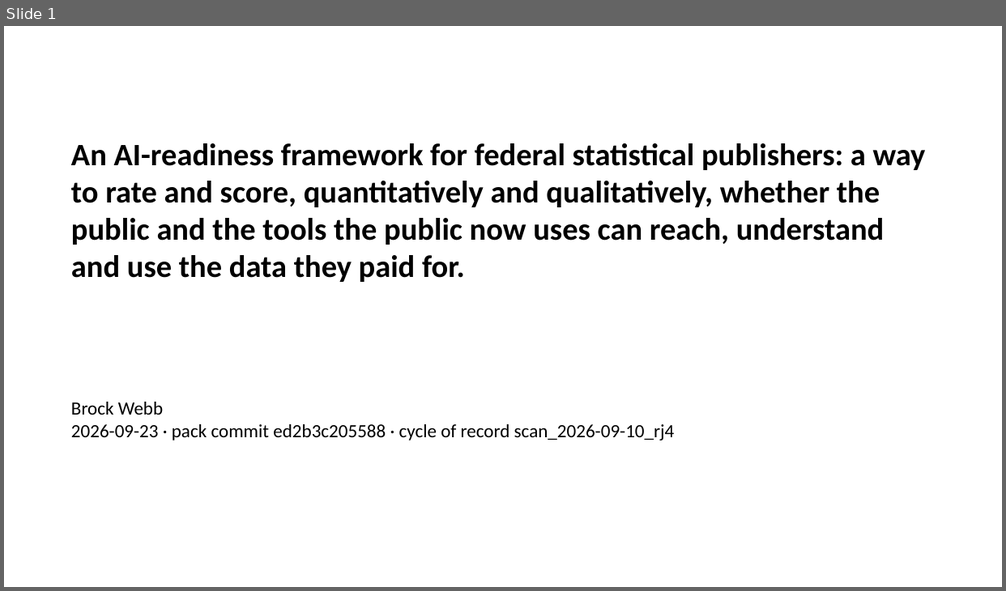
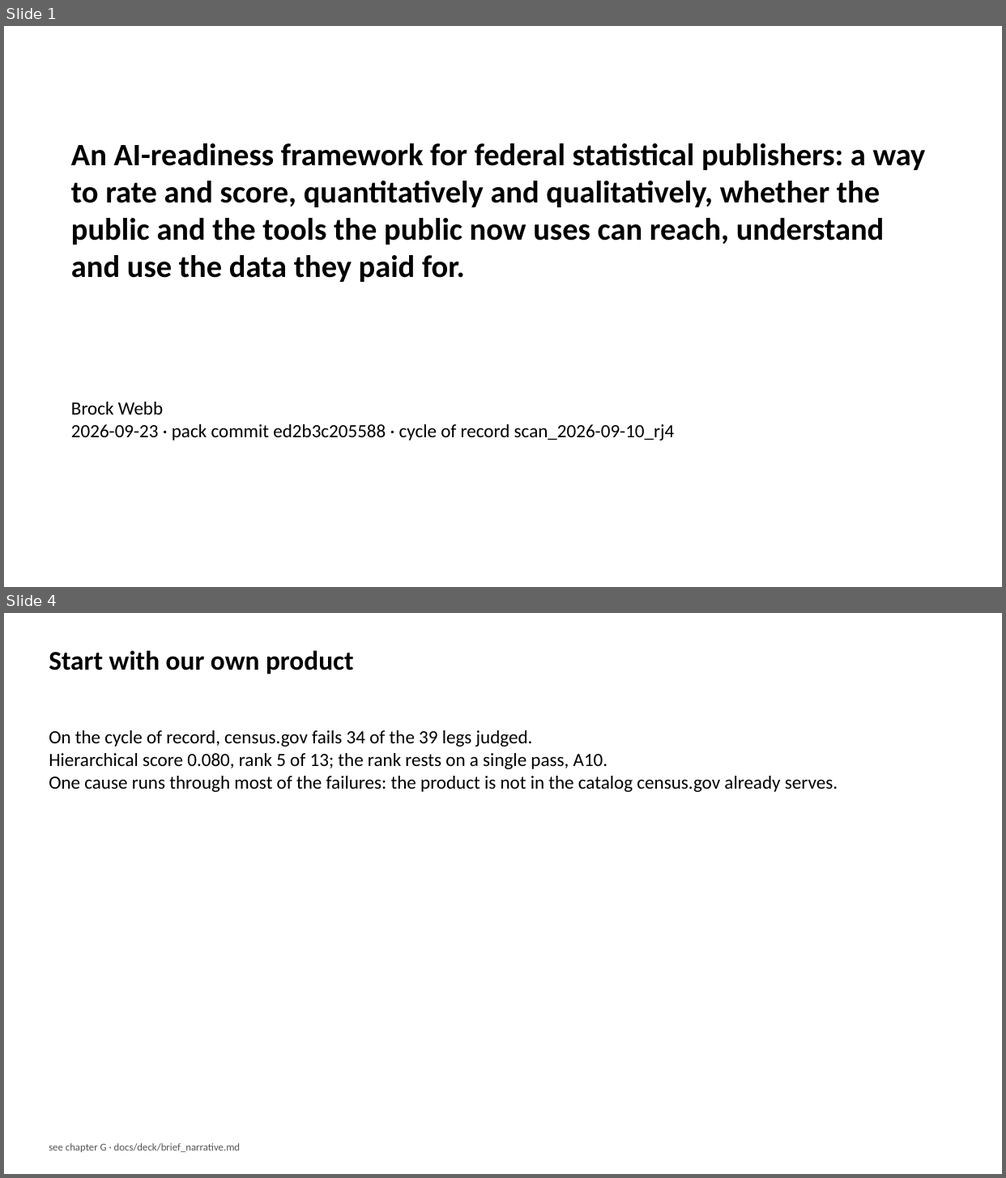
Before and after one commit to brockwebb/ai-readiness-kg, a slide deck: docs/deck/brief_deck.pptx. Shown one above the other, each under a label of ours: slide 1 before the commit, slides 1 and 4 after it; the slides between them are not shown. The pictures are 1006x591 and 1006x1178 pixels, drawn with LibreOffice and Linux fonts; fonts in the diff are those of the drawing. Boxes give left, top, right and bottom in pixels: in the first picture for what was removed or moved away, otherwise in the second. Text is boxed around its words. In the diff, an @@ line names an element or a change of style, - is before the commit and + after.

```diff
--- a/docs/deck/brief_deck.pptx
+++ b/docs/deck/brief_deck.pptx
@@ slide 4 added at (4,613,1002,1174), background #FFFFFF @@
@@ text added at (49,650,354,675), 26 pt, text #000000, bold @@
+Start with our own product
@@ text added at (49,730,837,792), 18 pt, text #000000 @@
+On the cycle of record, census.gov fails 34 of the 39 legs judged.
+Hierarchical score 0.080, rank 5 of 13; the rank rests on a single pass, A10.
+One cause runs through most of the failures: the product is not in the catalog census.gov already serves.
@@ text added at (49,1144,241,1152), 10 pt, text #555555 @@
+see chapter G · docs/deck/brief_narrative.md
```
Also in this commit, not shown: 9 other slides added, 4 other files.
